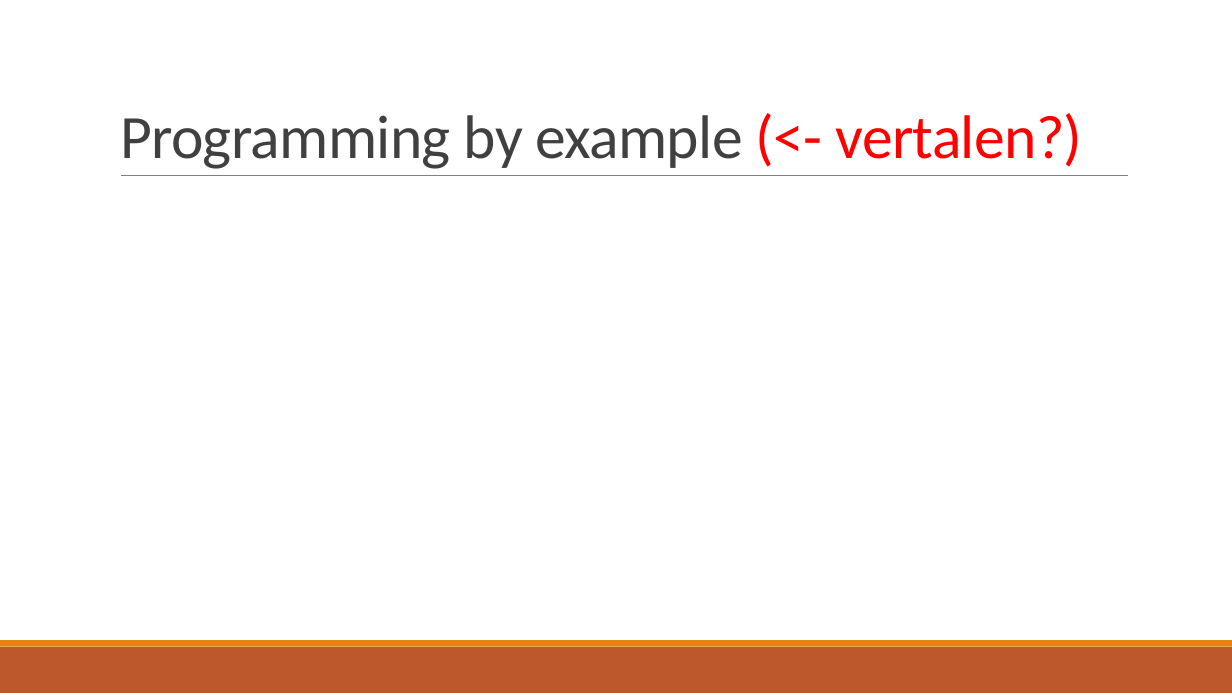
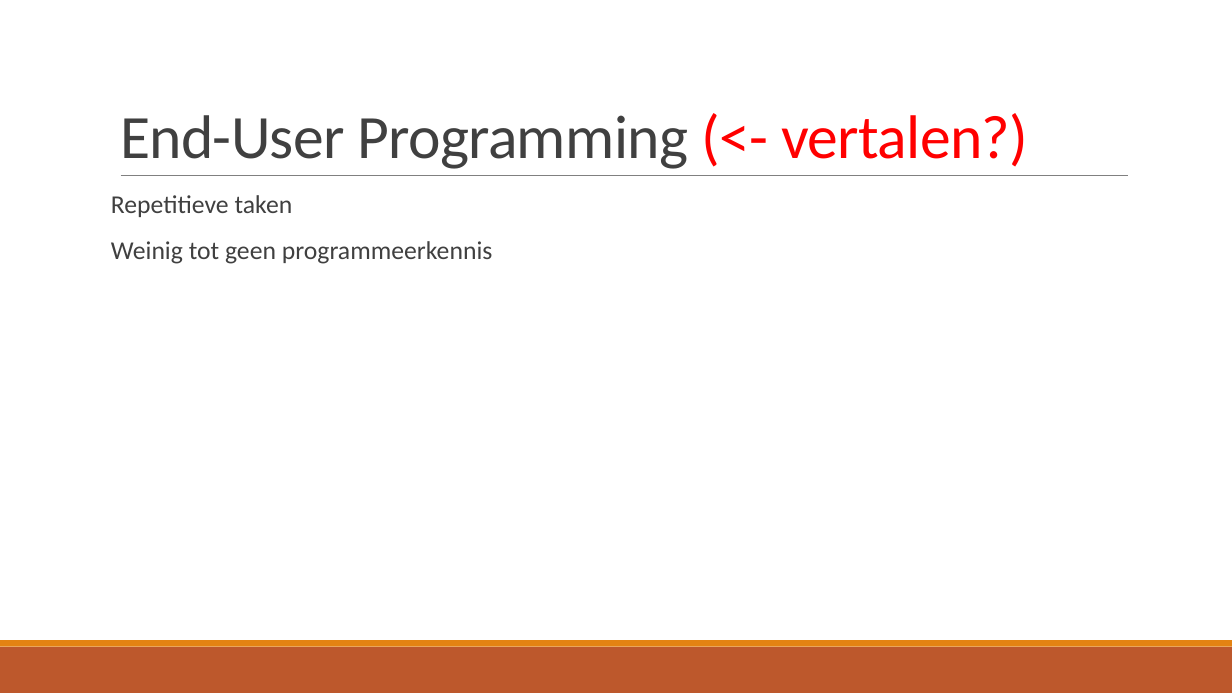
Before and after one commit to TomDeGroote/Bachelorproef, a slide deck: slide 13 of Opdracht 2/Literatuurstudie.pptx (slide 12 before the commit). Drawn at 1232x693 pixels with LibreOffice and Linux fonts; fonts in the diff are those of the drawing. Boxes give left, top, right and bottom in pixels: in the first picture for what was removed or moved away, otherwise in the second. Text is boxed around its words. In the diff, an @@ line names an element or a change of style, - is before the commit and + after.

```diff
--- a/Opdracht 2/Literatuurstudie.pptx
+++ b/Opdracht 2/Literatuurstudie.pptx
@@ title at <box>120,113,1028,169</box>: text changed @@
-Programming by example (<- vertalen?)
+End-User Programming (<- vertalen?)
@@ text added at <box>111,195,493,264</box>, 20 pt, text #404040 @@
+Repetitieve taken
+Weinig tot geen programmeerkennis
```
Also in this commit, not shown: 4 other slides changed, 1 slide added, 1 slide removed.
